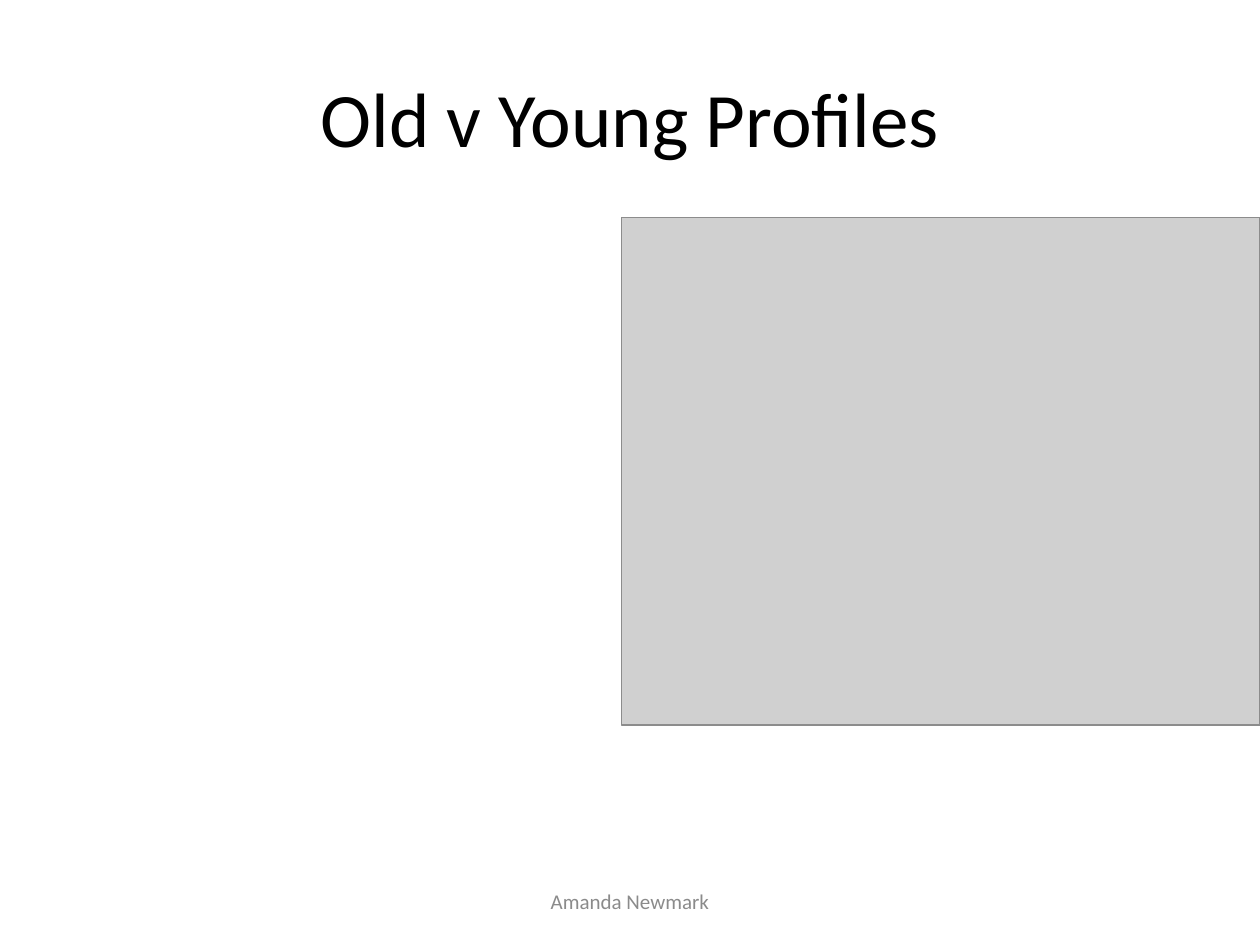
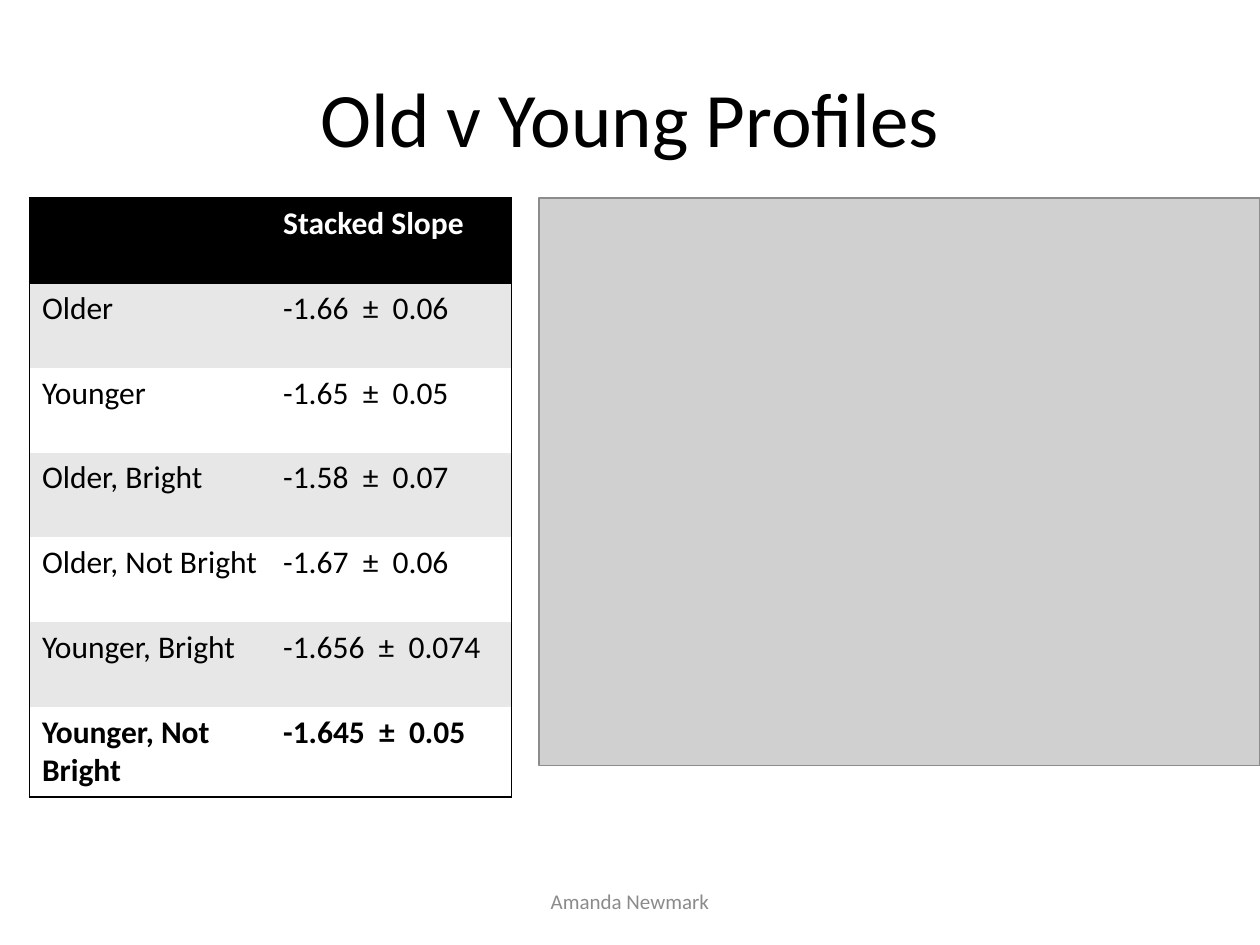
Before and after one commit to anewmark/galaxy_dark_matter, a slide deck: slide 10 of big_presentation.pptx. Drawn at 1260x945 pixels with LibreOffice and Linux fonts; fonts in the diff are those of the drawing; grey boxes stand for pictures. Boxes give left, top, right and bottom in pixels: in the first picture for what was removed or moved away, otherwise in the second. Text is boxed around its words. In the diff, an @@ line names an element or a change of style, - is before the commit and + after.

```diff
--- a/big_presentation.pptx
+++ b/big_presentation.pptx
@@ table added at (x1=29, y1=198, x2=510, y2=799), 7 rows, 2 columns @@
+ | Stacked Slope
+Older | -1.66 ± 0.06
+Younger | -1.65 ± 0.05
+Older, Bright | -1.58 ± 0.07
+Older, Not Bright | -1.67 ± 0.06
+Younger, Bright | -1.656 ± 0.074
+Younger, Not Bright | -1.645 ± 0.05
@@ picture resized from (x1=621, y1=217, x2=1260, y2=724) to (x1=539, y1=198, x2=1260, y2=766) @@
```
Also in this commit, not shown: 10 other slides changed, 1 slide added, 15 other files.
